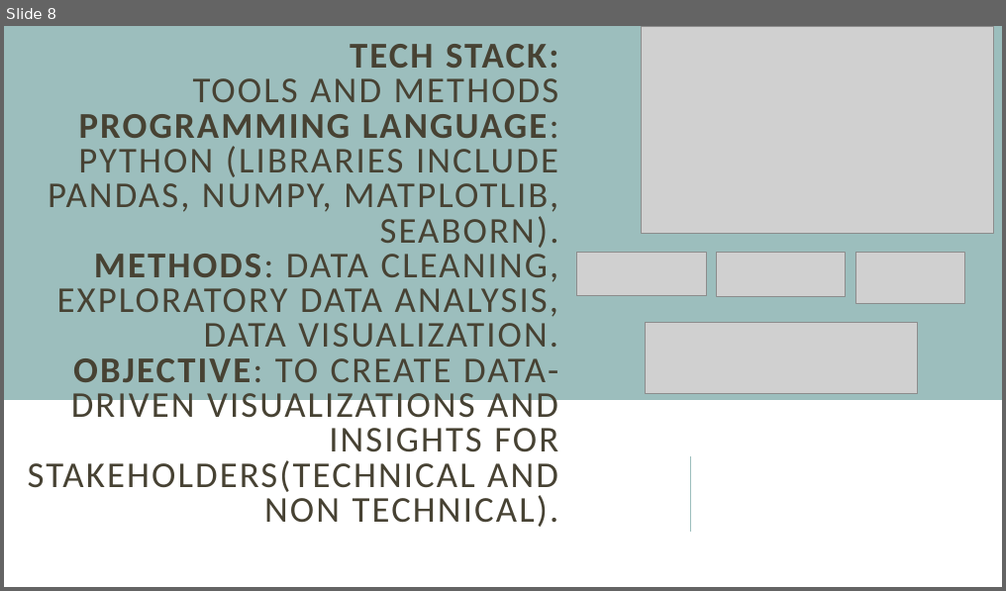
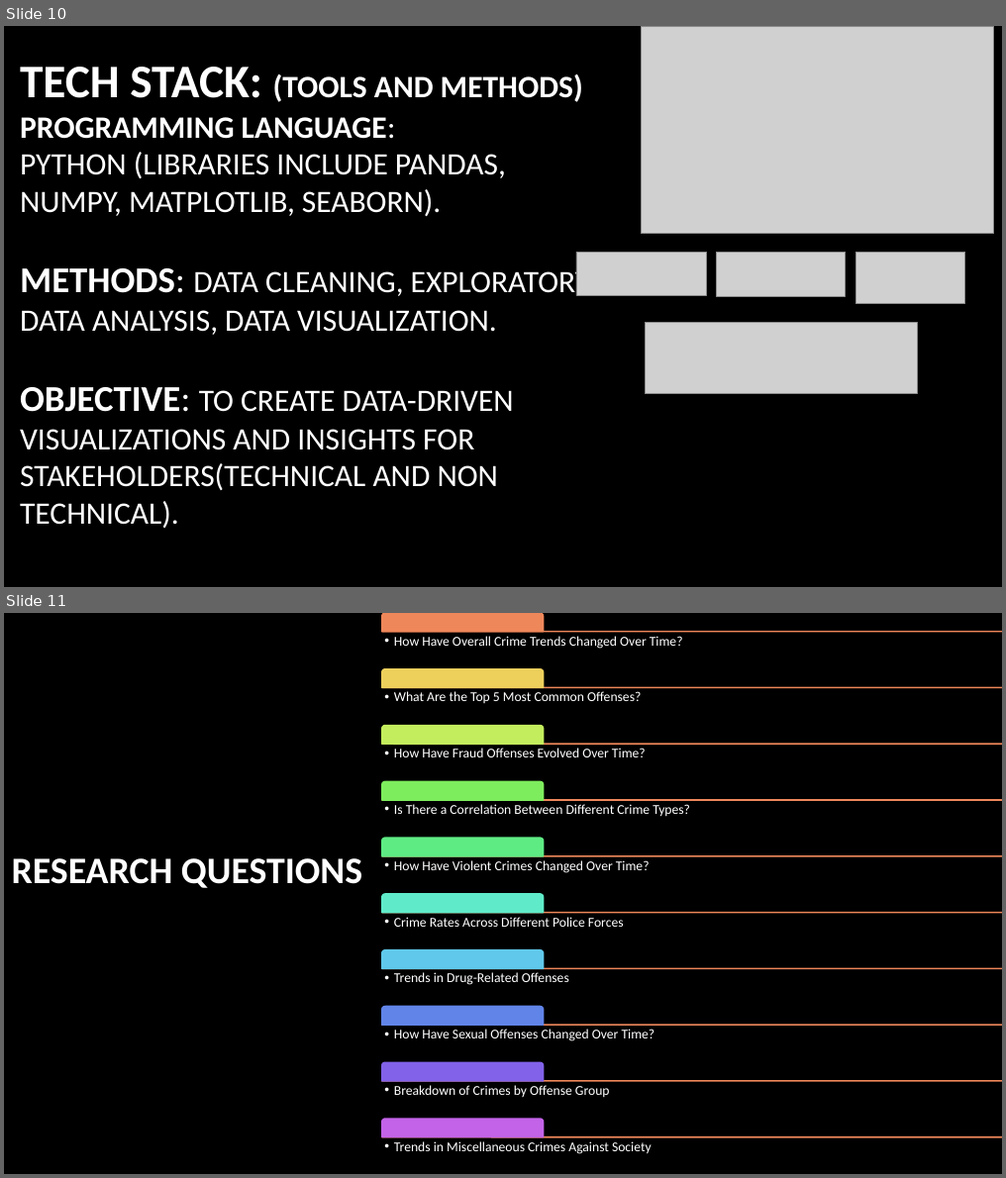
Before and after one commit to EngrIBGIT/Advanced-Data-Analytics---Portfolio-Project-for-DataPulse, a slide deck: presentation/Analysis_of_Police_Recorded_Data_Ibrahim_.pptx. Shown one above the other, each under a label of ours: slide 8 before the commit, slides 10 and 11 after it. The pictures are 1006x591 and 1006x1178 pixels, drawn with LibreOffice and Linux fonts; fonts in the diff are those of the drawing; grey boxes stand for pictures; background and template pictures are left out. Boxes give left, top, right and bottom in pixels: in the first picture for what was removed or moved away, otherwise in the second. Text is boxed around its words. In the diff, an @@ line names an element or a change of style, - is before the commit and + after.

```diff
--- a/presentation/Analysis_of_Police_Recorded_Data_Ibrahim_.pptx
+++ b/presentation/Analysis_of_Police_Recorded_Data_Ibrahim_.pptx
@@ slide 11 added at [4,613,1002,1174], background picture (left out) @@
@@ title added at [12,859,362,888], 36 pt, text #FFFFFF, bold @@
+RESEARCH QUESTIONS
@@ group added at [382,613,1002,1155]: 10 lines, 10 round same rects, 10 texts @@
+  • How Have Overall Crime Trends Changed Over Time?
+  • What Are the Top 5 Most Common Offenses?
+  • How Have Fraud Offenses Evolved Over Time?
+  • Is There a Correlation Between Different Crime Types?
+  • How Have Violent Crimes Changed Over Time?
+  • Crime Rates Across Different Police Forces
+  • Trends in Drug-Related Offenses
+  • How Have Sexual Offenses Changed Over Time?
+  • Breakdown of Crimes by Offense Group
+  • Trends in Miscellaneous Crimes Against Society
@@ what was slide 8 is now slide 10 @@
@@ slide 10 changed as well @@
@@ background #FFFFFF to picture (left out) @@
@@ rectangle removed at [4,26,1002,400] @@
@@ title "TECH STACK: (TOOLS AND METHODS) ..." at [20,67,590,528]: vertical alignment middle to bottom @@
@@ title at [20,67,590,528]: text changed; size 35 to 30 pt; text colour #474233 to #FFFFFF @@
-TECH STACK:
-TOOLS AND METHODS
-PROGRAMMING LANGUAGE: PYTHON (LIBRARIES INCLUDE PANDAS, NUMPY, MATPLOTLIB, SEABORN).
-METHODS: DATA CLEANING, EXPLORATORY DATA ANALYSIS, DATA VISUALIZATION.
-OBJECTIVE: TO CREATE DATA-DRIVEN VISUALIZATIONS AND INSIGHTS FOR STAKEHOLDERS(TECHNICAL AND NON TECHNICAL).
+TECH STACK: (TOOLS AND METHODS)
+PROGRAMMING LANGUAGE:
+PYTHON (LIBRARIES INCLUDE PANDAS, NUMPY, MATPLOTLIB, SEABORN).
+METHODS: DATA CLEANING, EXPLORATORY DATA ANALYSIS, DATA VISUALIZATION.
+OBJECTIVE: TO CREATE DATA-DRIVEN VISUALIZATIONS AND INSIGHTS FOR STAKEHOLDERS(TECHNICAL AND NON TECHNICAL).
@@ line removed from (690, 532) to (690, 458) @@
```
Also in this commit, not shown: 18 other slides changed, 8 other slides added, 4 slides removed.
